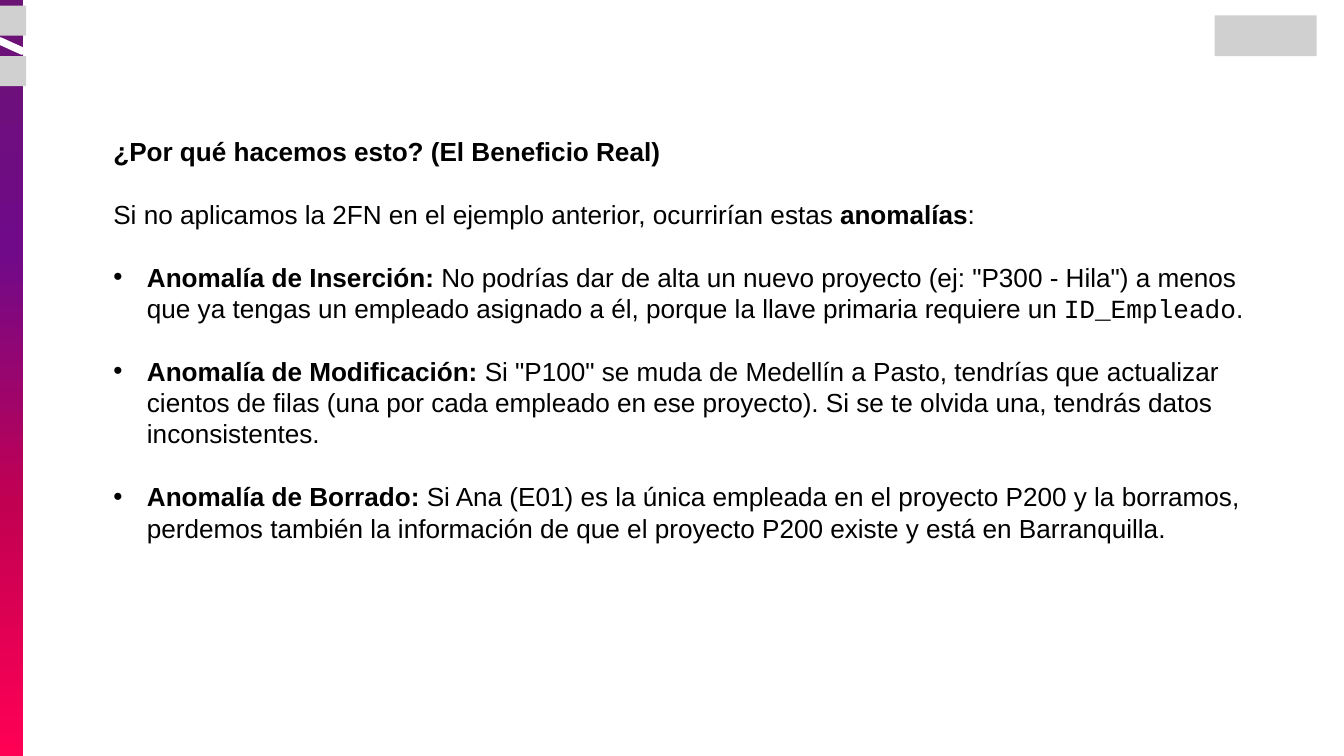
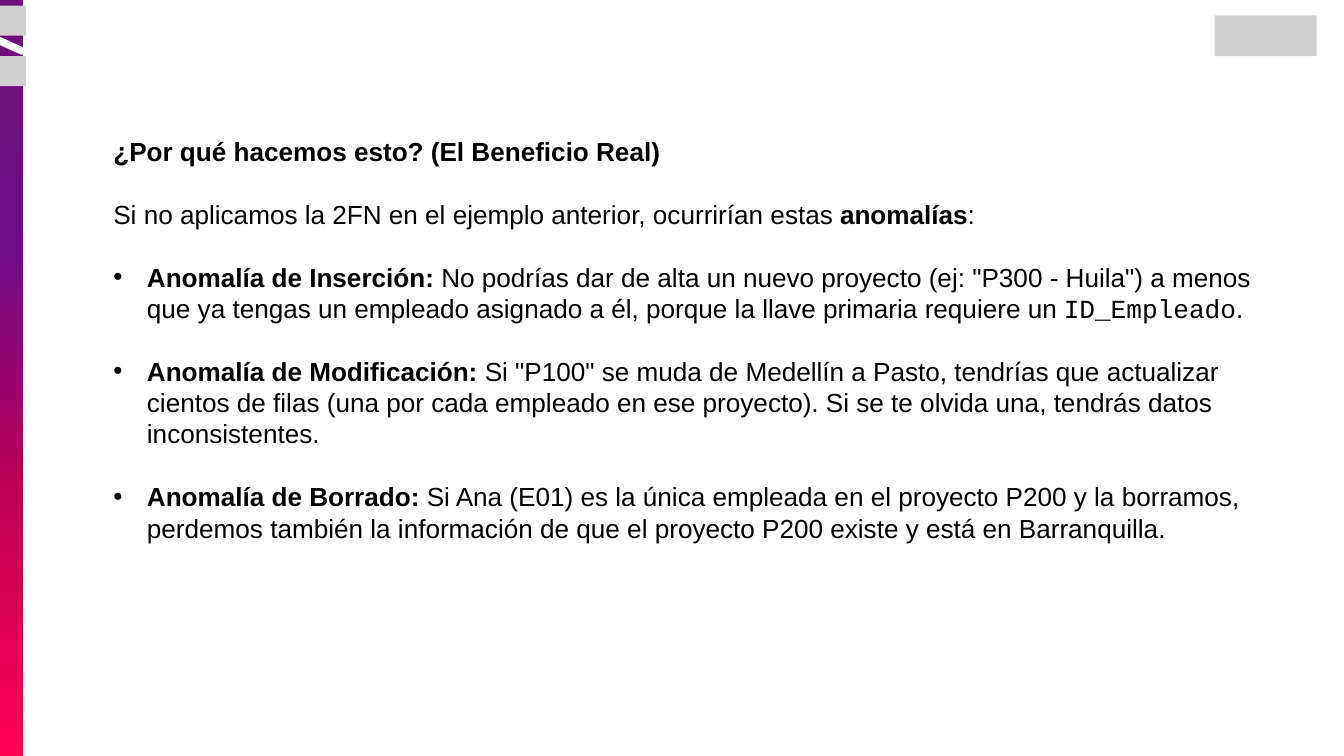
Before and after one commit to Armosque/curso-ingenieria-de-datos, a slide deck: slide 70 of modulo-02_bases_datos/01_BD Relacionales - Postgres/clases/03_Diseño Relacional.pptx (slide 69 before the commit). Drawn at 1344x756 pixels with LibreOffice and Linux fonts; fonts in the diff are those of the drawing; grey boxes stand for pictures. Boxes give left, top, right and bottom in pixels: in the first picture for what was removed or moved away, otherwise in the second. Text is boxed around its words. In the diff, an @@ line names an element or a change of style, - is before the commit and + after.

```diff
--- a/modulo-02_bases_datos/01_BD Relacionales - Postgres/clases/03_Diseño Relacional.pptx
+++ b/modulo-02_bases_datos/01_BD Relacionales - Postgres/clases/03_Diseño Relacional.pptx
@@ text at (147, 267, 1250, 324): text changed @@
-• Anomalía de Inserción: No podrías dar de alta un nuevo proyecto (ej: "P300 - Hila") a menos que ya tengas un empleado asignado a él, porque la llave primaria requiere un ID_Empleado.
+• Anomalía de Inserción: No podrías dar de alta un nuevo proyecto (ej: "P300 - Huila") a menos que ya tengas un empleado asignado a él, porque la llave primaria requiere un ID_Empleado.
```
Also in this commit, not shown: 17 other slides changed, 1 slide added, 1 other file.
